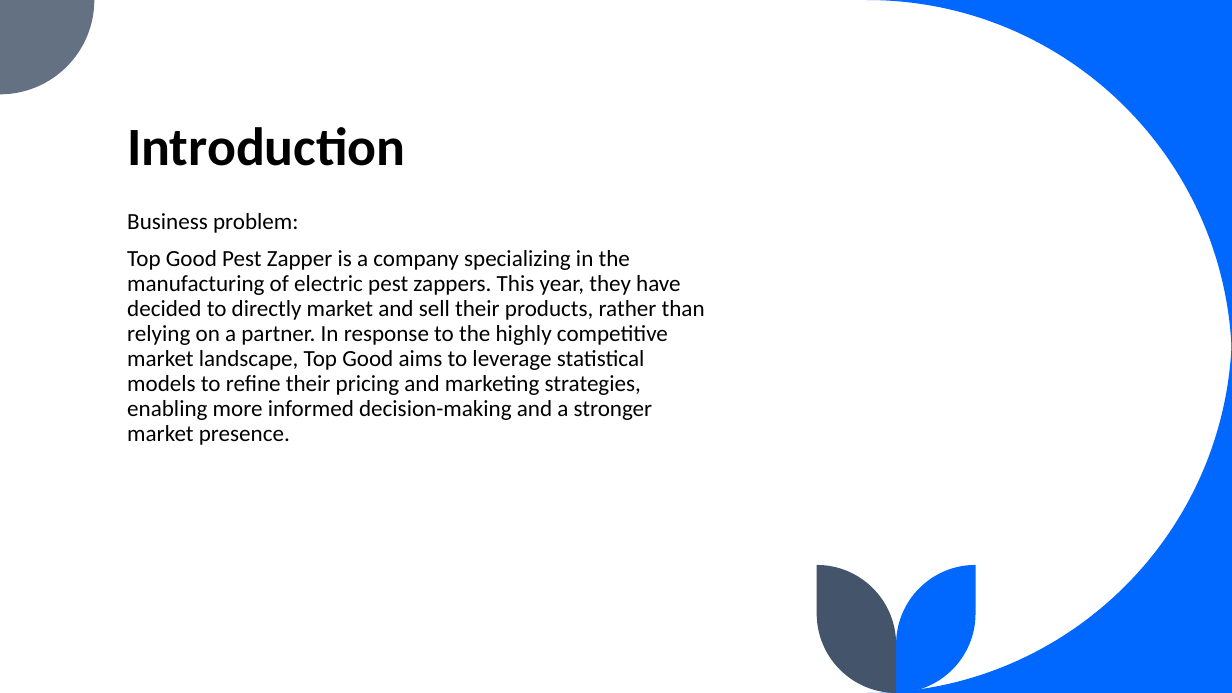
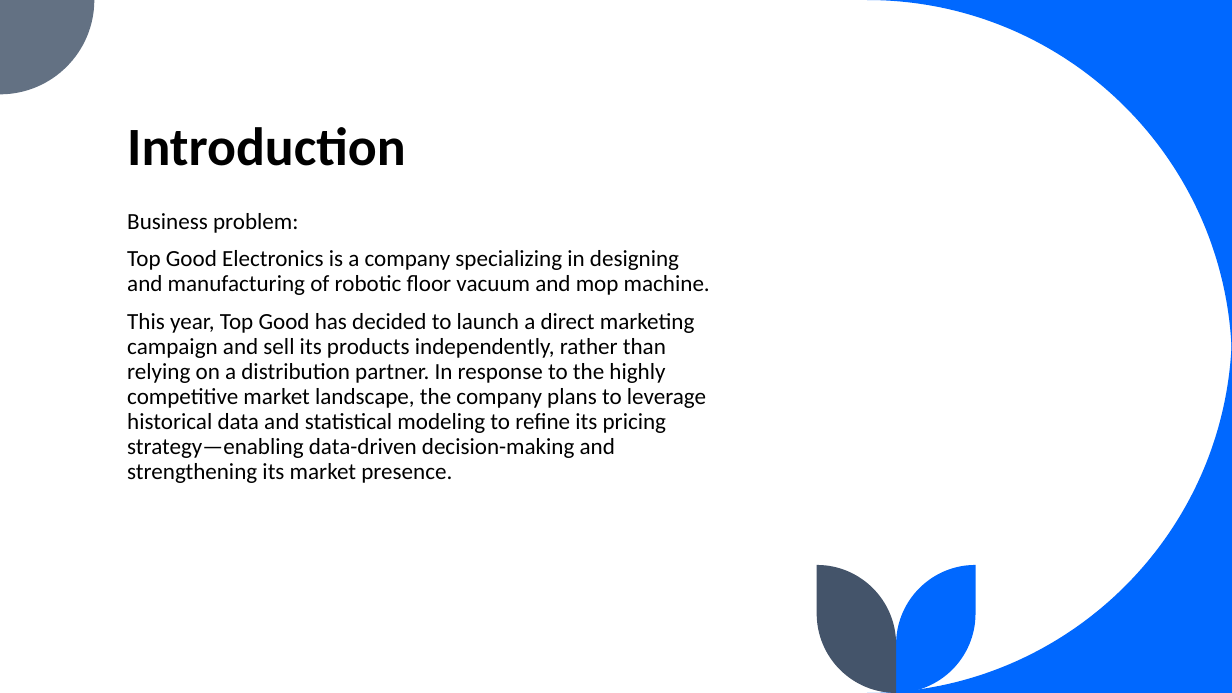
Before and after one commit to leiliu7/Data-Analytics-Data-Science-Portfolio, a slide deck: slide 3 of Smart pricing using Excel/Maximizing Profitability Through Smart Pricing Presentation.pptx. Drawn at 1232x693 pixels with LibreOffice and Linux fonts; fonts in the diff are those of the drawing. Boxes give left, top, right and bottom in pixels: in the first picture for what was removed or moved away, otherwise in the second. Text is boxed around its words. In the diff, an @@ line names an element or a change of style, - is before the commit and + after.

```diff
--- a/Smart pricing using Excel/Maximizing Profitability Through Smart Pricing Presentation.pptx
+++ b/Smart pricing using Excel/Maximizing Profitability Through Smart Pricing Presentation.pptx
@@ text at (x1=127, y1=250, x2=710, y2=483): text changed @@
-Top Good Pest Zapper is a company specializing in the manufacturing of electric pest zappers. This year, they have decided to directly market and sell their products, rather than relying on a partner. In response to the highly competitive market landscape, Top Good aims to leverage statistical models to refine their pricing and marketing strategies, enabling more informed decision-making and a stronger market presence.
+Top Good Electronics is a company specializing in designing and manufacturing of robotic floor vacuum and mop machine.
+This year, Top Good has decided to launch a direct marketing campaign and sell its products independently, rather than relying on a distribution partner. In response to the highly competitive market landscape, the company plans to leverage historical data and statistical modeling to refine its pricing strategy—enabling data-driven decision-making and strengthening its market presence.
```
Also in this commit, not shown: 5 other slides changed, 2 other files.
